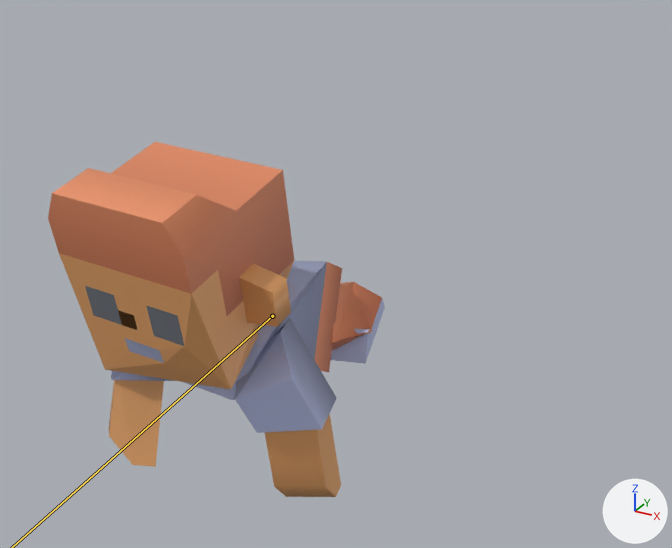
A saved change to the glTF model public/models/characters/perso1.glb.
Before and after are seen from a 50 mm lens placed at (21.4, -62.6, 21.4), pointed at (-4.6, -15.3, -2.2). Every picture has the same lights, and +X, +Y and +Z are marked at lower right. Both versions are drawn at frame 46 of the action 'Anim|apparitionFlip.001'; the numbers are the values there. The bones that change are drawn over the model as lines.

The first picture shows 'arm_left.001', 'arm_left.002', 'arm_right.001', 'arm_right.002', 'head.001', 'head.002', 'head.004', 'leg_left.004', 'torso.001', 'torso.004'.
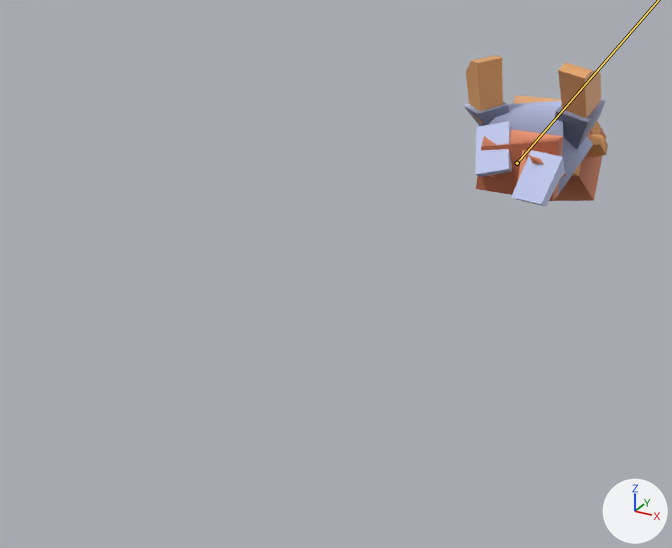
Pixel boxes (x1, y1, x2, y2) of what changed, in the pictures (672 x 548 px):
'head.001', posed: before (48, 142, 294, 316); after (553, 128, 606, 201)
'head.004', posed: before (59, 253, 294, 389); after (513, 95, 608, 176)
'arm_left.001', posed: before (235, 319, 341, 497); after (558, 62, 601, 118)
'arm_left.002', posed: before (236, 318, 337, 433); after (555, 98, 606, 149)
'torso.001', posed: before (184, 261, 327, 400); after (488, 101, 593, 195)
'arm_right.001', posed: before (109, 380, 164, 467); after (466, 55, 503, 124)
'leg_left.004', posed: before (331, 282, 385, 364); after (511, 150, 566, 207)
'torso.004', posed: before (314, 262, 342, 372); after (476, 129, 564, 201)
'leg_right.004', posed (not visible before): after (476, 121, 512, 178)
'arm_right.002', posed: before (111, 371, 174, 381); after (463, 102, 509, 126)
'head.002', posed (not visible afterwards): before (125, 338, 164, 363)

What the commit changed:
Bone 'mixamorig:Hips' (bone_mixamorig_hips) moves from (-10.0, 845.0, 14781.0) to (0.0, 0.0, 0.0).
Bone 'mixamorig:Hips' (bone_mixamorig_hips) turns from (148, 1, 10) to (0, 0, 0) degrees about its own x, y and z.
